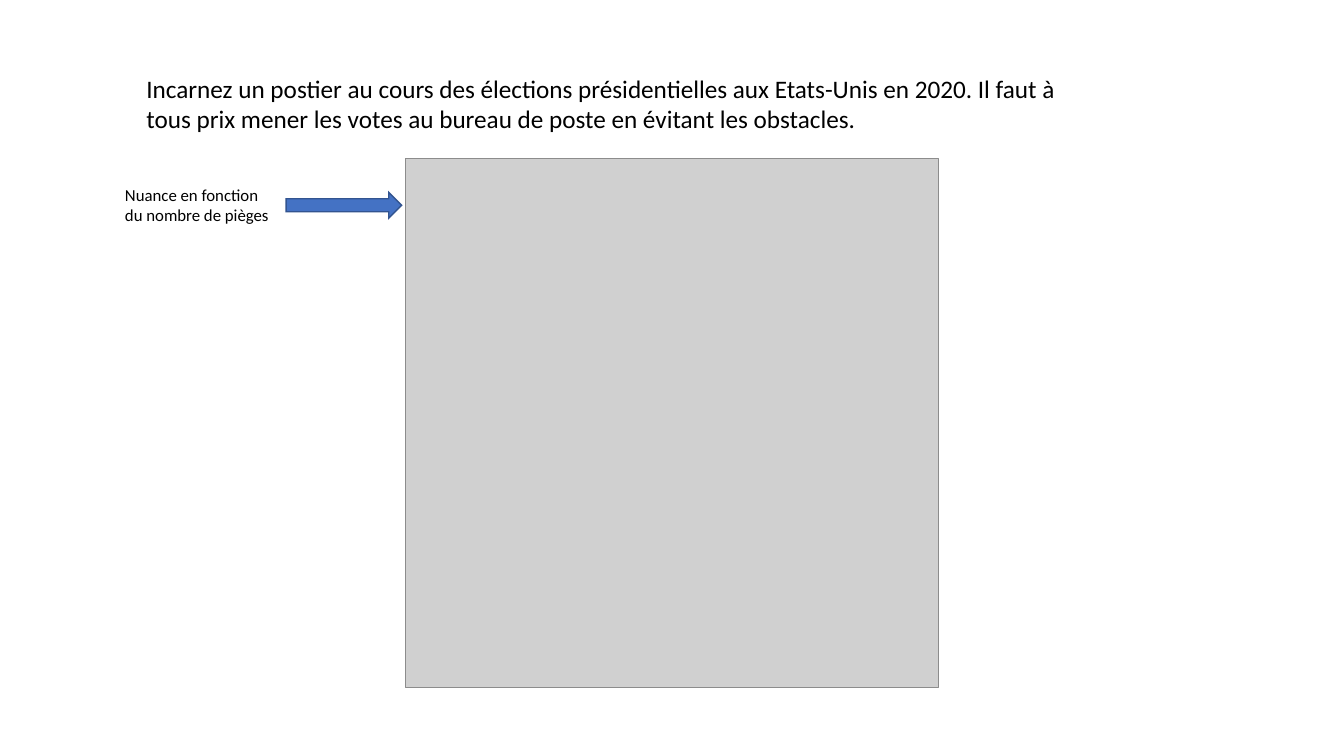
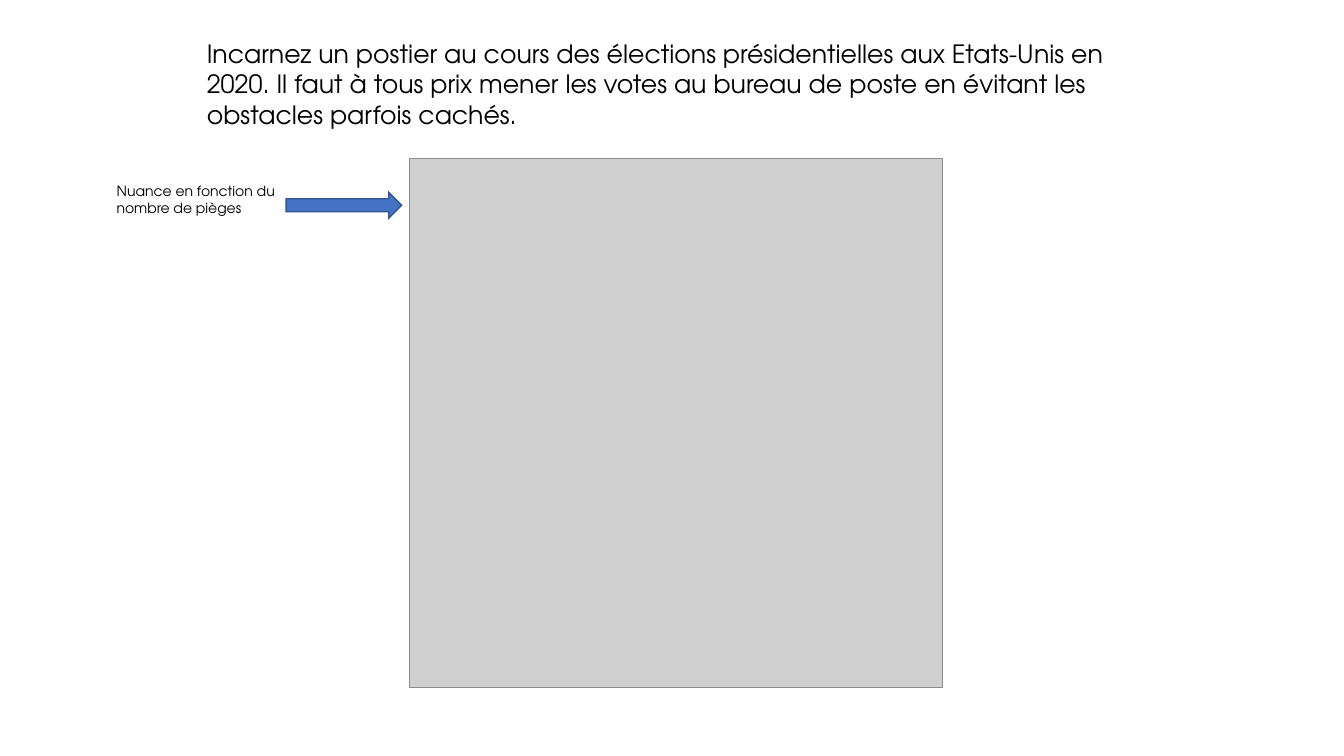
Before and after one commit to HenriVlrd/OBG20201_postal_square, a slide deck: slide 2 of Pitch_01.pptx (slide 1 before the commit). Drawn at 1344x756 pixels with LibreOffice and Linux fonts; fonts in the diff are those of the drawing; grey boxes stand for pictures; background and template pictures are left out. Boxes give left, top, right and bottom in pixels: in the first picture for what was removed or moved away, otherwise in the second. Text is boxed around its words. In the diff, an @@ line names an element or a change of style, - is before the commit and + after.

```diff
--- a/Pitch_01.pptx
+++ b/Pitch_01.pptx
@@ text at [207, 44, 1103, 129]: text changed; font Calibri to TeX Gyre Adventor @@
-Incarnez un postier au cours des élections présidentielles aux Etats-Unis en 2020. Il faut à tous prix mener les votes au bureau de poste en évitant les obstacles.
+Incarnez un postier au cours des élections présidentielles aux Etats-Unis en 2020. Il faut à tous prix mener les votes au bureau de poste en évitant les obstacles parfois cachés.
@@ text "Nuance en fonction du nombre ...": place and size @@
-text "Nuance en fonction du nombre ..." at [125, 189, 269, 224]
+text "Nuance en fonction du nombre ..." at [117, 185, 275, 216]
@@ text "Nuance en fonction du nombre ..." at [117, 185, 275, 216]: size 12 to 10 pt, font Calibri to TeX Gyre Adventor @@
@@ picture: place and size @@
-picture at [406, 158, 939, 688]
+picture at [410, 158, 943, 688]
```
Also in this commit, not shown: 2 slides added, 14 other files.
